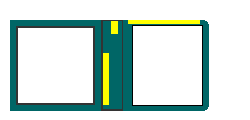
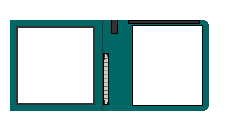
Layered file, before and after one edit (250px x 120px). Changes by layer:
painted on "ECG" over [128, 20, 200, 24]
painted on "portrait container" over [101, 20, 123, 111]
